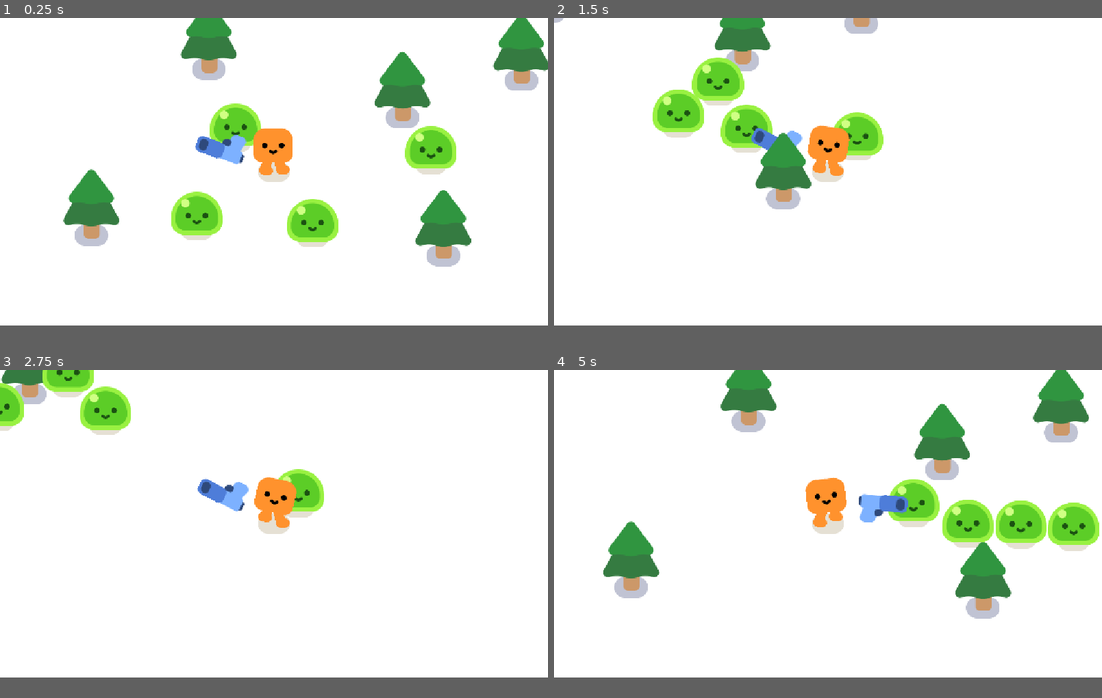
Above: before the commit, frames 1-4 (two rows, left to right).
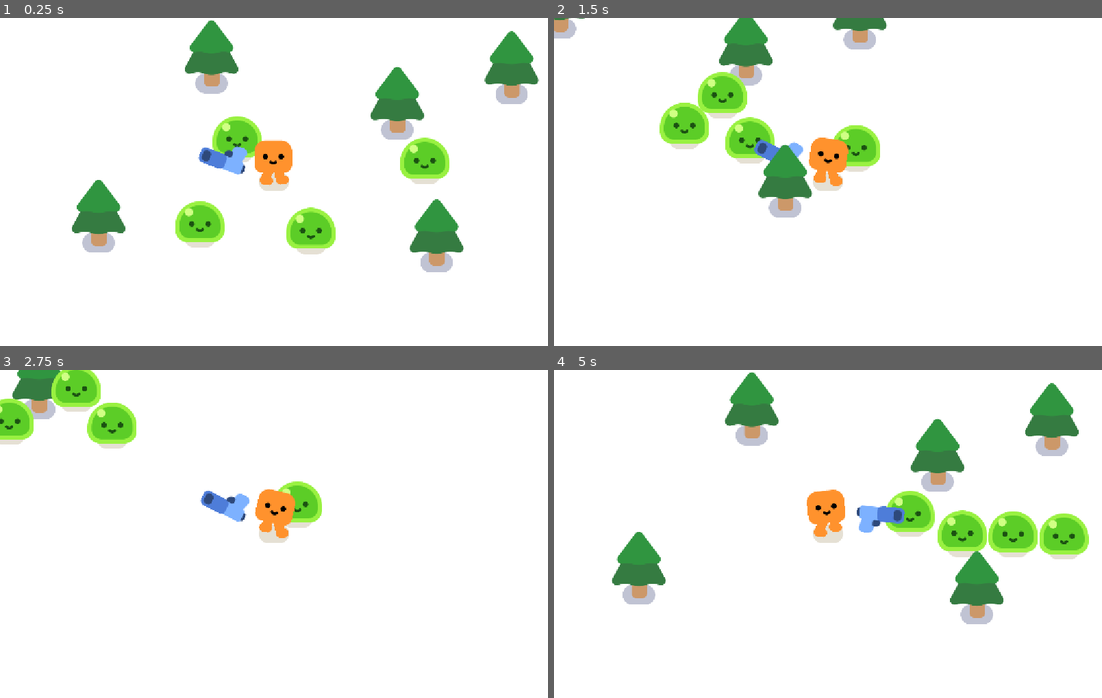
Above: after the commit, the same moments.

Repository: RaphelReji/last-stand
Game: Godot game, scene res://game.tscn
Two runs of this game, one before a commit and one after it. Both use one fixed random seed, a clock stepped at 60 frames per second and the inputs below.
Inputs (mouse positions are in pixels of both pictures, inside the frame that each line leads up to):
- Up to frame 1 (0.25 s): no input
- Up to frame 2 (1.5 s): tap Enter at 0.5 s; move the mouse to (948, 155) at 0.52 s; hold D (move_right) 0.53-1.28 s; tap Alt at 0.6 s; click (948, 155) at 0.67 s; move the mouse to (718, 188) at 1.27 s; hold S (move_down) from 1.28 s (still down); tap Shift at 1.35 s
- Up to frame 3 (2.75 s): move the mouse to (328, 455) at 2.02 s; release S (move_down) at 2.03 s; hold D (move_right) from 2.03 s (still down); tap Alt at 2.1 s
- Up to frame 4 (5 s): move the mouse to (800, 586) at 2.77 s; release D (move_right) at 2.78 s; hold W (move_up) 2.78-3.53 s; tap Shift at 2.85, 4.35 s; click (800, 586) at 2.92 s; move the mouse to (992, 570) at 3.52 s; hold A (move_left) from 3.53 s (still down); tap Alt at 3.6 s; move the mouse to (663, 478) at 4.27 s
In our replay, the window is 800x450 before the commit and 800x480 after it. These sizes can differ from the game's own. Grey fills any space a smaller window leaves; there, only what the larger window draws over its background counts as a difference.

The runs differ from the first frame. In frame 1, 12% of the frame differs, in the area x 11-100%, y 0-78%; in frame 2, 8.3%; in frame 3, 5.6%; in frame 4, 12%, in the area x 9-100%, y 0-78%.

Commit message:
Added script for bullet

Diff:
--- /dev/null
+++ b/bullet.gd
@@ -0,0 +1,18 @@
+extends Area2D
+
+var travelled_distance = 0
+
+func  _physics_process(delta: float) -> void:
+	const SPEED = 1000
+	const RANGE = 1200
+
+	var direction = Vector2.RIGHT.rotated(rotation)
+	position += direction * SPEED * delta
+
+	travelled_distance += SPEED * delta
+	if travelled_distance > RANGE:
+		queue_free()
+
+
+func _on_body_entered(body: Node2D) -> void:
+	pass # Replace with function body.
--- /dev/null
+++ b/bullet.tscn
@@ -0,0 +1,21 @@
+[gd_scene format=3 uid="uid://dx13m5oql51ao"]
+
+[ext_resource type="Script" uid="uid://c2ptql3pqnfg2" path="res://bullet.gd" id="1_v8qja"]
+[ext_resource type="Texture2D" uid="uid://c031m58gptfgx" path="res://pistol/projectile.png" id="2_t4vbm"]
+
+[sub_resource type="CircleShape2D" id="CircleShape2D_1pfk3"]
+radius = 17.0
+
+[node name="Bullet" type="Area2D" unique_id=858556510]
+rotation = 0.6002778
+collision_layer = 0
+collision_mask = 3
+script = ExtResource("1_v8qja")
+
+[node name="Projectile" type="Sprite2D" parent="." unique_id=924145494]
+position = Vector2(1, -1)
+texture = ExtResource("2_t4vbm")
+
+[node name="CollisionShape2D" type="CollisionShape2D" parent="." unique_id=938497401]
+position = Vector2(12, -1)
+shape = SubResource("CircleShape2D_1pfk3")
--- a/project.godot
+++ b/project.godot
@@ -16,6 +16,8 @@
 
 [display]
 
+window/size/viewport_width=1200
+window/size/viewport_height=720
 window/stretch/mode="canvas_items"
 window/stretch/aspect="expand"
 
Not shown, added: bullet.gd.uid
